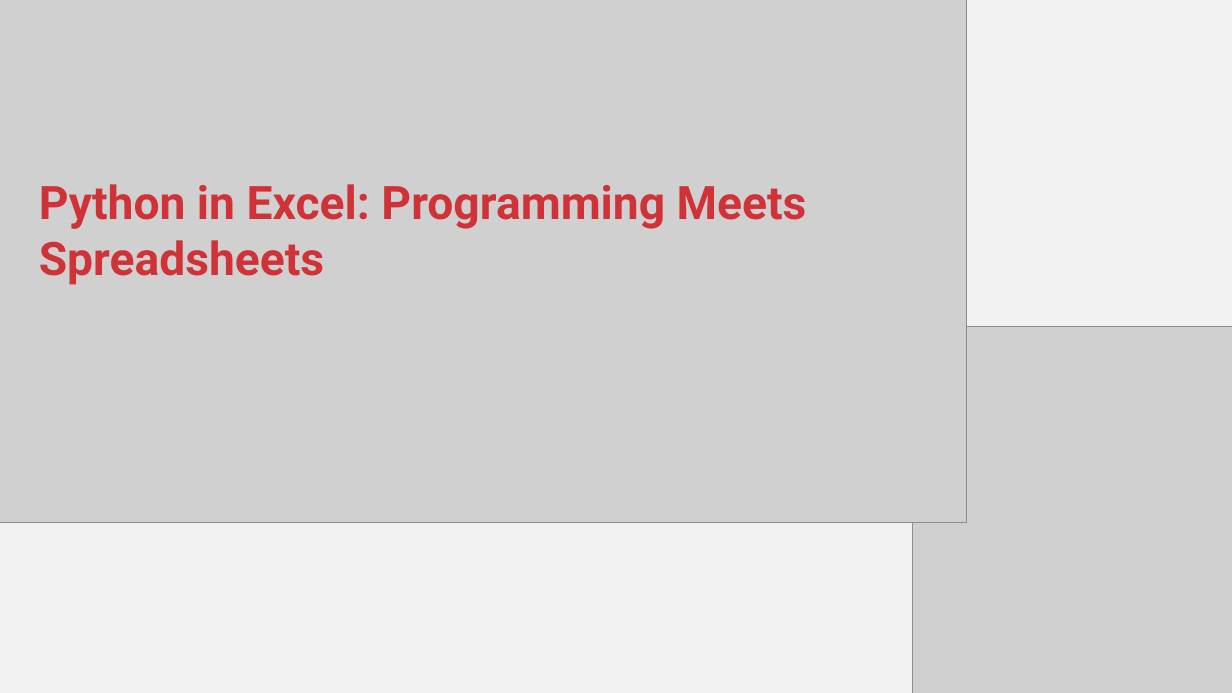
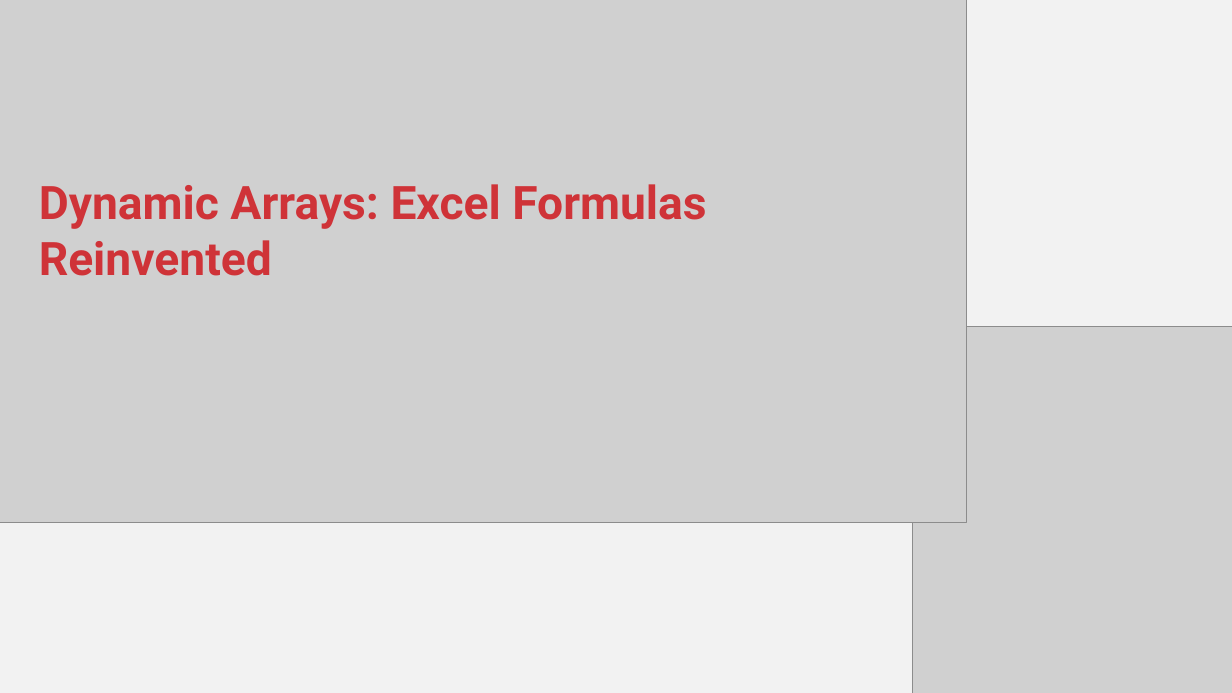
Before and after one commit to stringfestdata/modern-excel-magic-in-a-week, a slide deck: slide 1 of day-3-dynamic-arrays/day-3-dynamic-arrays.pptx. Drawn at 1232x693 pixels with LibreOffice and Linux fonts; fonts in the diff are those of the drawing; grey boxes stand for pictures. Boxes give left, top, right and bottom in pixels: in the first picture for what was removed or moved away, otherwise in the second. Text is boxed around its words. In the diff, an @@ line names an element or a change of style, - is before the commit and + after.

```diff
--- a/day-3-dynamic-arrays/day-3-dynamic-arrays.pptx
+++ b/day-3-dynamic-arrays/day-3-dynamic-arrays.pptx
@@ text at <box>39,184,706,276</box>: text changed @@
-Python in Excel: Programming Meets Spreadsheets
+Dynamic Arrays: Excel Formulas Reinvented
```
Also in this commit, not shown: 1 other slide changed, 1 slide added, 14 slides removed, 20 other files.
